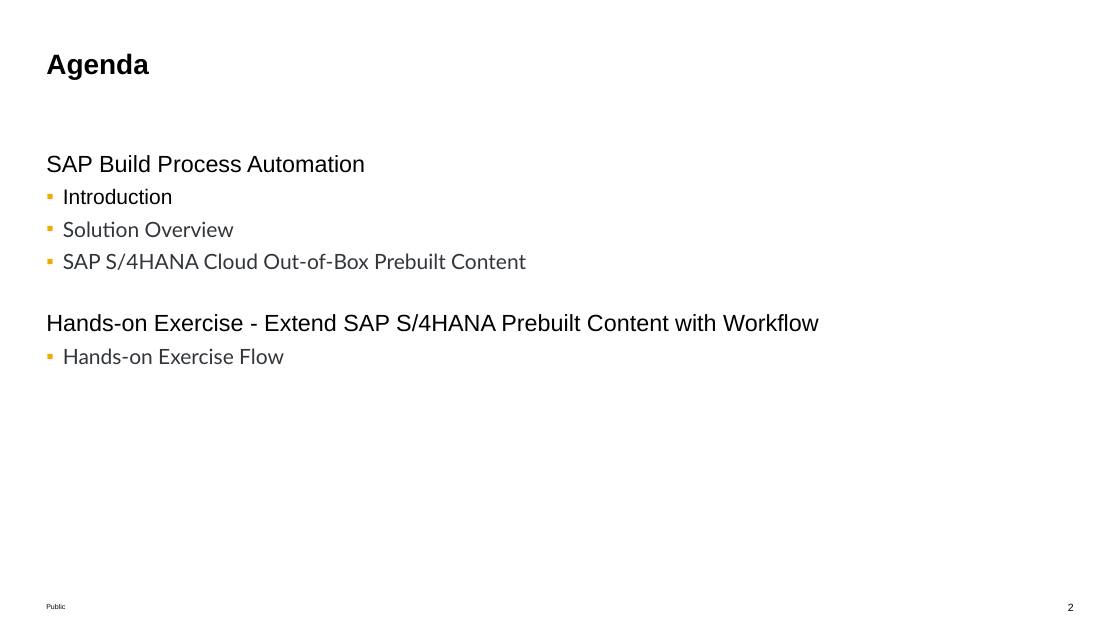
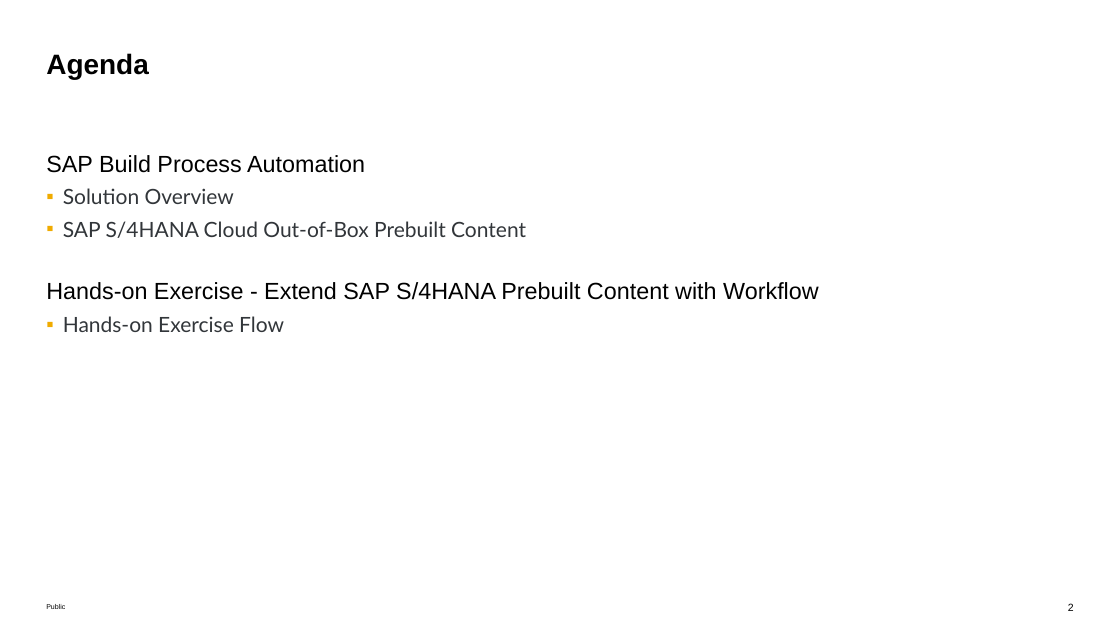
Before and after one commit to SAP-samples/teched2022-DT262, a slide deck: slide 2 of exercises/DT262-Execute Bots Rapidly in SAP S4HANA Cloud with SAP Build Process Automation.pptx. Drawn at 1120x630 pixels with LibreOffice and Linux fonts; fonts in the diff are those of the drawing. Boxes give left, top, right and bottom in pixels: in the first picture for what was removed or moved away, otherwise in the second. Text is boxed around its words. In the diff, an @@ line names an element or a change of style, - is before the commit and + after.

```diff
--- a/exercises/DT262-Execute Bots Rapidly in SAP S4HANA Cloud with SAP Build Process Automation.pptx
+++ b/exercises/DT262-Execute Bots Rapidly in SAP S4HANA Cloud with SAP Build Process Automation.pptx
@@ text at (63, 188, 173, 205): paragraph removed @@
-  ▪ Introduction
```
Also in this commit, not shown: 3 other slides changed, 3 slides added, 2 slides removed.
